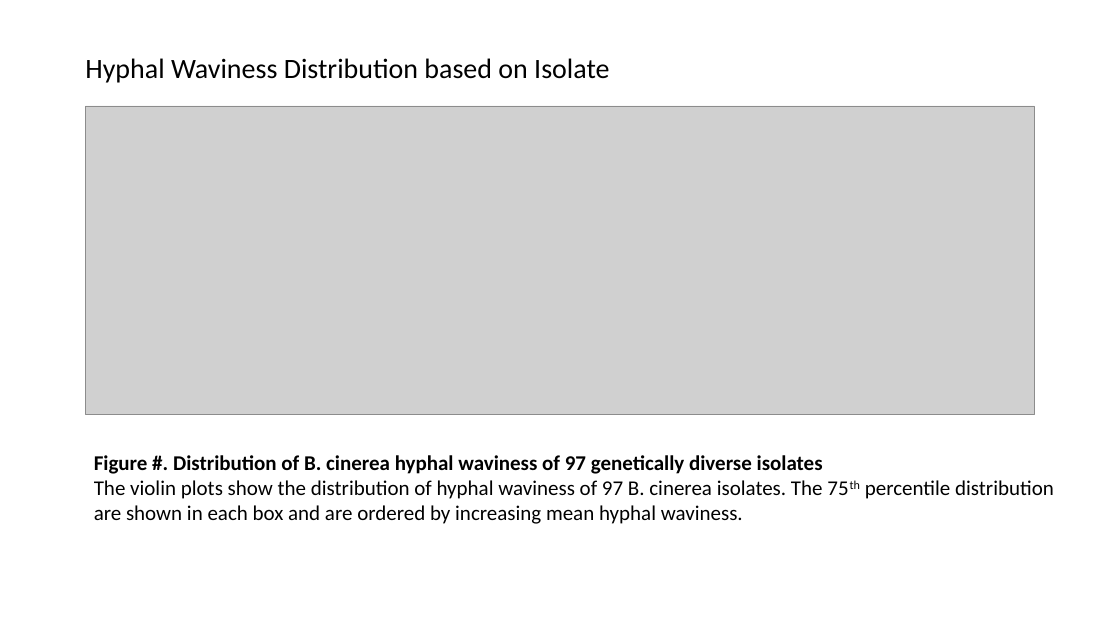
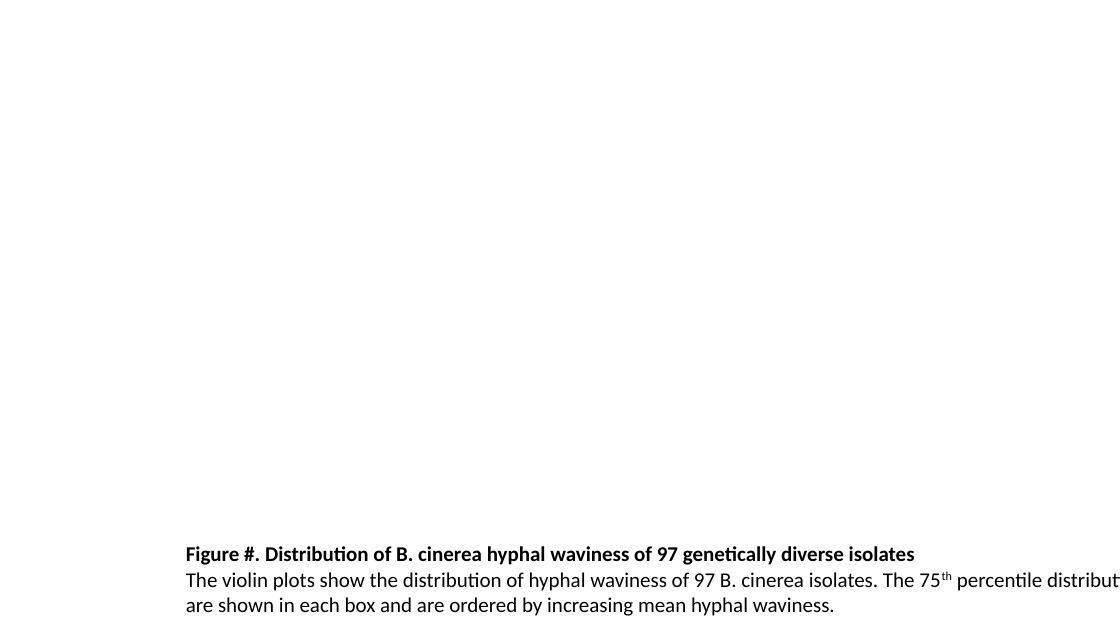
Before and after one commit to JosueVega/Hwaviness, a slide deck: slide 4 of paper/HWavinessGraphs_Figs_Capt.pptx. Drawn at 1120x630 pixels with LibreOffice and Linux fonts; fonts in the diff are those of the drawing; grey boxes stand for pictures; background and template pictures are left out. Boxes give left, top, right and bottom in pixels: in the first picture for what was removed or moved away, otherwise in the second. Text is boxed around its words. In the diff, an @@ line names an element or a change of style, - is before the commit and + after.

```diff
--- a/paper/HWavinessGraphs_Figs_Capt.pptx
+++ b/paper/HWavinessGraphs_Figs_Capt.pptx
@@ title removed at (x1=85, y1=58, x2=609, y2=83) @@
-Hyphal Waviness Distribution based on Isolate
@@ picture removed at (x1=86, y1=106, x2=1035, y2=414) @@
@@ text "Figure #. Distribution of B. ..." rewrapped from (x1=94, y1=455, x2=1054, y2=524) to (x1=186, y1=546, x2=1043, y2=616) @@
```
Also in this commit, not shown: 3 other slides changed, 8 other files.
